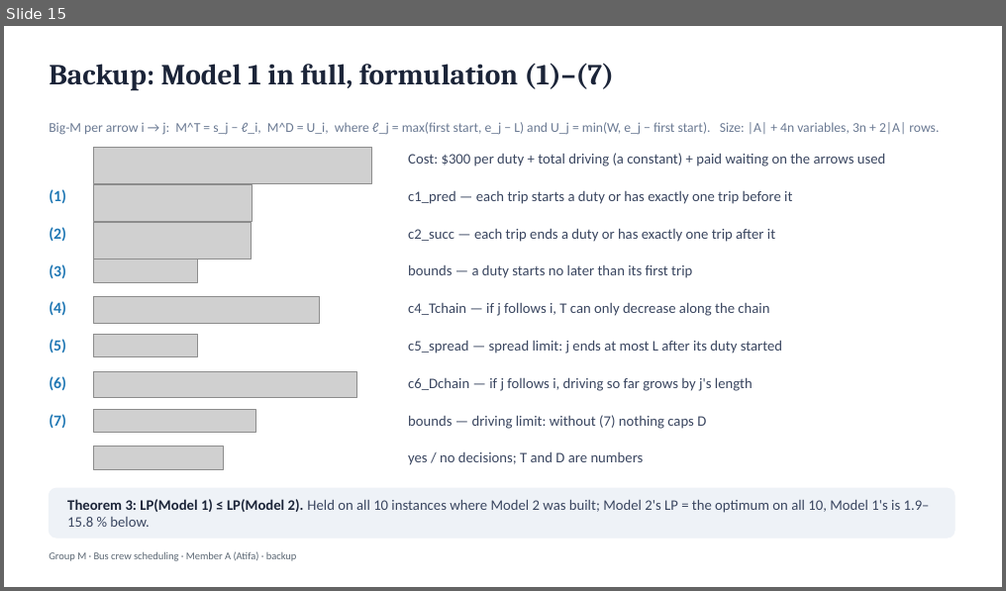
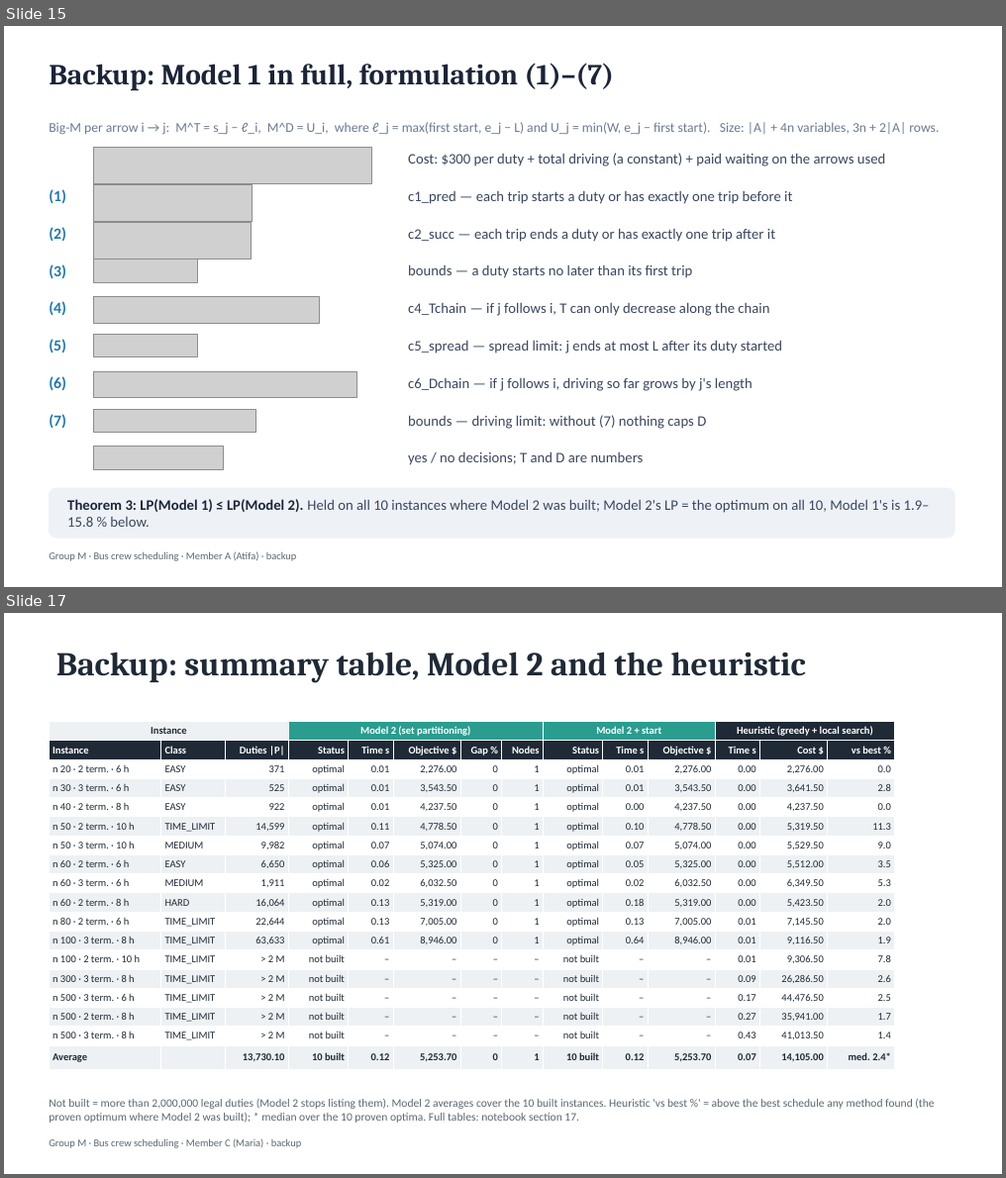
Before and after one commit to mariaakhoury/crew-scheduling, a slide deck: slides/slides_groupM.pptx. Shown one above the other, each under a label of ours: slide 15 before the commit, slides 15 and 17 after it; the slides between them are not shown. The pictures are 1006x591 and 1006x1178 pixels, drawn with LibreOffice and Linux fonts; fonts in the diff are those of the drawing; grey boxes stand for pictures. Boxes give left, top, right and bottom in pixels: in the first picture for what was removed or moved away, otherwise in the second. Text is boxed around its words. In the diff, an @@ line names an element or a change of style, - is before the commit and + after.

```diff
--- a/slides/slides_groupM.pptx
+++ b/slides/slides_groupM.pptx
@@ slide 17 added at bbox=[4, 613, 1002, 1174], background #FFFFFF @@
@@ title added at bbox=[56, 652, 806, 683], 32 pt, text #1F2A36, bold @@
+Backup: summary table, Model 2 and the heuristic
@@ table added at bbox=[49, 722, 895, 1066], 18 rows, 14 columns @@
+Instance |  |  | Model 2 (set partitioning) |  |  |  |  | Model 2 + start |  |  | Heuristic (greedy + local search) |  | 
+Instance | Class | Duties |P| | Status | Time s | Objective $ | Gap % | Nodes | Status | Time s | Objective $ | Time s | Cost $ | vs best %
+n 20 · 2 term. · 6 h | EASY | 371 | optimal | 0.01 | 2,276.00 | 0 | 1 | optimal | 0.01 | 2,276.00 | 0.00 | 2,276.00 | 0.0
+n 30 · 3 term. · 6 h | EASY | 525 | optimal | 0.01 | 3,543.50 | 0 | 1 | optimal | 0.01 | 3,543.50 | 0.00 | 3,641.50 | 2.8
+n 40 · 2 term. · 8 h | EASY | 922 | optimal | 0.01 | 4,237.50 | 0 | 1 | optimal | 0.00 | 4,237.50 | 0.00 | 4,237.50 | 0.0
+n 50 · 2 term. · 10 h | TIME_LIMIT | 14,599 | optimal | 0.11 | 4,778.50 | 0 | 1 | optimal | 0.10 | 4,778.50 | 0.00 | 5,319.50 | 11.3
+n 50 · 3 term. · 10 h | MEDIUM | 9,982 | optimal | 0.07 | 5,074.00 | 0 | 1 | optimal | 0.07 | 5,074.00 | 0.00 | 5,529.50 | 9.0
+n 60 · 2 term. · 6 h | EASY | 6,650 | optimal | 0.06 | 5,325.00 | 0 | 1 | optimal | 0.05 | 5,325.00 | 0.00 | 5,512.00 | 3.5
+n 60 · 3 term. · 6 h | MEDIUM | 1,911 | optimal | 0.02 | 6,032.50 | 0 | 1 | optimal | 0.02 | 6,032.50 | 0.00 | 6,349.50 | 5.3
+n 60 · 2 term. · 8 h | HARD | 16,064 | optimal | 0.13 | 5,319.00 | 0 | 1 | optimal | 0.18 | 5,319.00 | 0.00 | 5,423.50 | 2.0
+n 80 · 2 term. · 6 h | TIME_LIMIT | 22,644 | optimal | 0.13 | 7,005.00 | 0 | 1 | optimal | 0.13 | 7,005.00 | 0.01 | 7,145.50 | 2.0
+n 100 · 3 term. · 8 h | TIME_LIMIT | 63,633 | optimal | 0.61 | 8,946.00 | 0 | 1 | optimal | 0.64 | 8,946.00 | 0.01 | 9,116.50 | 1.9
+n 100 · 2 term. · 10 h | TIME_LIMIT | > 2 M | not built | – | – | – | – | not built | – | – | 0.01 | 9,306.50 | 7.8
+n 300 · 3 term. · 8 h | TIME_LIMIT | > 2 M | not built | – | – | – | – | not built | – | – | 0.09 | 26,286.50 | 2.6
+n 500 · 3 term. · 6 h | TIME_LIMIT | > 2 M | not built | – | – | – | – | not built | – | – | 0.17 | 44,476.50 | 2.5
+n 500 · 2 term. · 8 h | TIME_LIMIT | > 2 M | not built | – | – | – | – | not built | – | – | 0.27 | 35,941.00 | 1.7
+n 500 · 3 term. · 8 h | TIME_LIMIT | > 2 M | not built | – | – | – | – | not built | – | – | 0.43 | 41,013.50 | 1.4
+Average |  | 13,730.10 | 10 built | 0.12 | 5,253.70 | 0 | 1 | 10 built | 0.12 | 5,253.70 | 0.07 | 14,105.00 | med. 2.4*
@@ text added at bbox=[49, 1099, 934, 1123], 11 pt, text #5B6773 @@
+Not built = more than 2,000,000 legal duties (Model 2 stops listing them). Model 2 averages cover the 10 built instances. Heuristic 'vs best %' = above the best schedule any method found (the proven optimum where Model 2 was built); * median over the 10 proven optima. Full tables: notebook section 17.
@@ text added at bbox=[49, 1139, 302, 1149], 10 pt, text #5B6773 @@
+Group M · Bus crew scheduling · Member C (Maria) · backup
```
Also in this commit, not shown: 2 slides changed, 1 other slide added, 4 other files.
